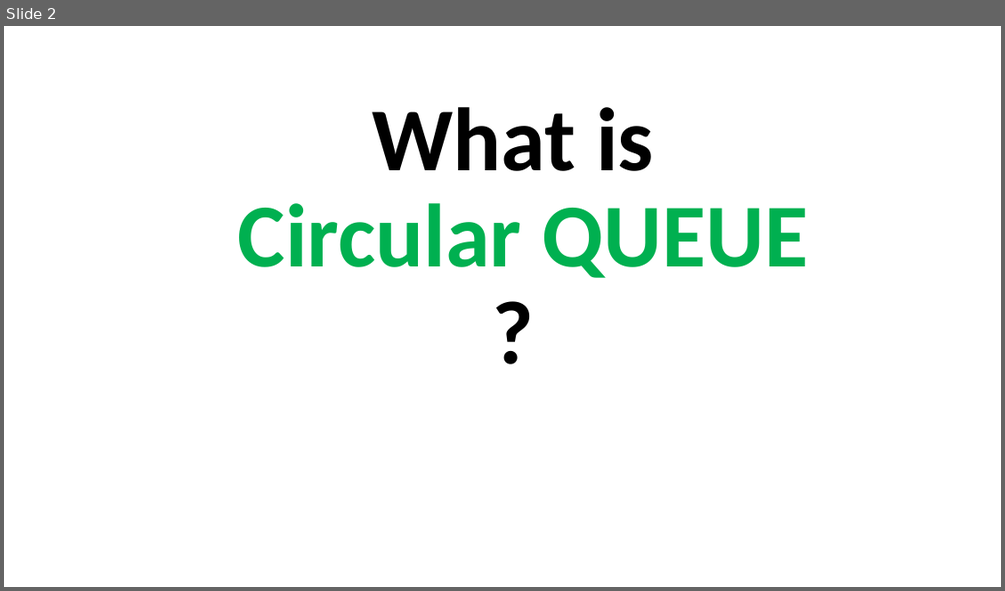
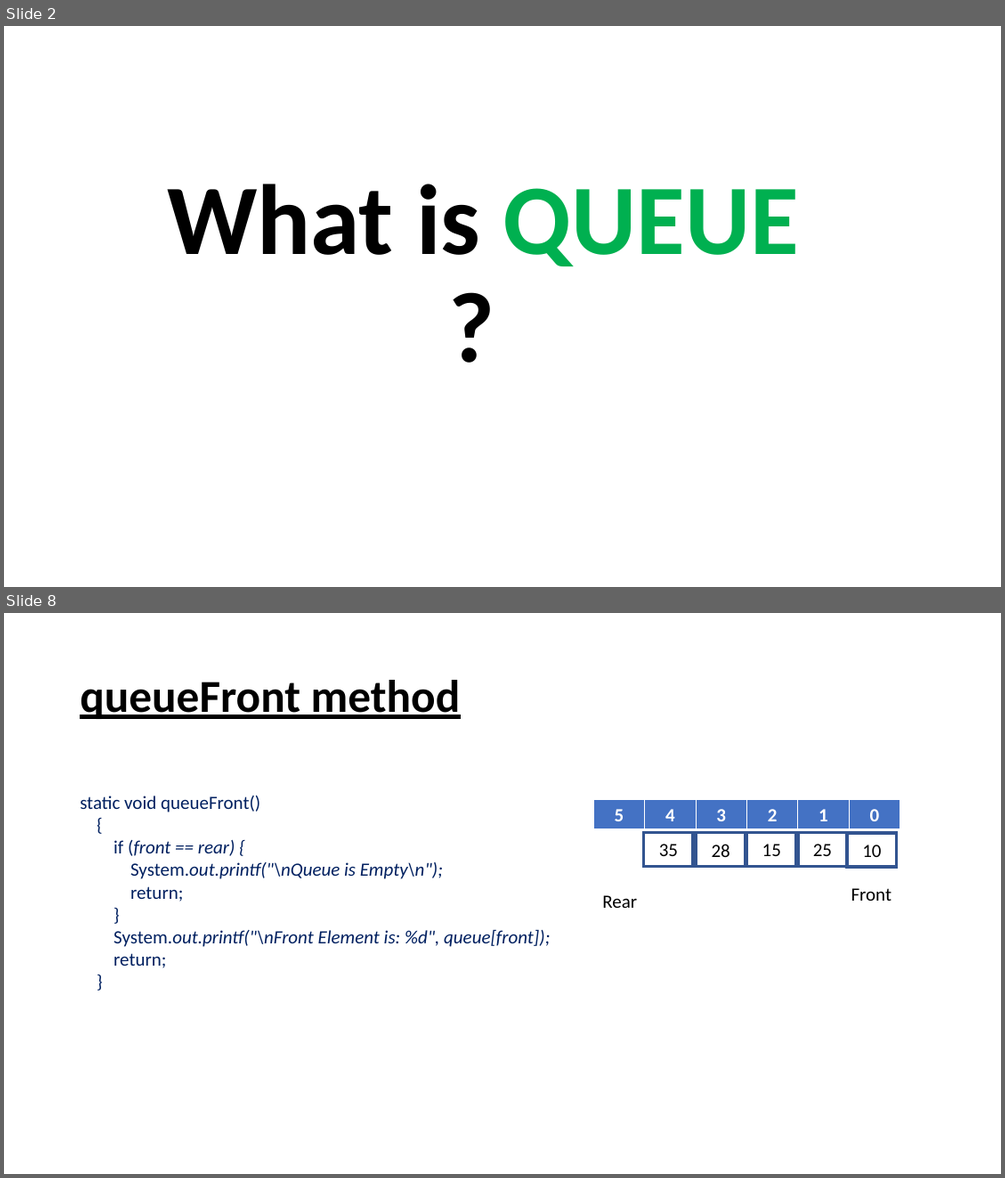
Before and after one commit to codingenv/Java, a slide deck: DataStructure/Queue/LinearQueue/Queue.pptx. Shown one above the other, each under a label of ours: slide 2 before the commit, slides 2 and 8 after it; the slides between them are not shown. The pictures are 1005x591 and 1005x1178 pixels, drawn with LibreOffice and Linux fonts; fonts in the diff are those of the drawing. Boxes give left, top, right and bottom in pixels: in the first picture for what was removed or moved away, otherwise in the second. Text is boxed around its words. In the diff, an @@ line names an element or a change of style, - is before the commit and + after.

Commit message:
Added the correct file for the linear queue and its ppt.

```diff
--- a/DataStructure/Queue/LinearQueue/Queue.pptx
+++ b/DataStructure/Queue/LinearQueue/Queue.pptx
@@ slide 8 added at <box>4,613,1001,1174</box>, background #FFFFFF @@
@@ title added at <box>80,680,461,719</box>, 44 pt, text #000000, bold, underline @@
+queueFront method
@@ text added at <box>80,795,550,968</box>, 18 pt, text #002060, italic @@
+static void queueFront()
+{
+if (front == rear) {
+System.out.printf("\nQueue is Empty\n");
+return;
+}
+System.out.printf("\nFront Element is: %d", queue[front]);
+return;
+}
@@ table added at <box>593,800,898,830</box>, 1 rows, 6 columns @@
+5 | 4 | 3 | 2 | 1 | 0
@@ rectangle added at <box>644,833,694,867</box>, outline #325491 3 pt, 18 pt, text #000000 @@
+35
@@ rectangle added at <box>696,833,745,867</box>, outline #325491 3 pt, 18 pt, text #000000 @@
+28
@@ rectangle added at <box>747,833,797,867</box>, outline #325491 3 pt, 18 pt, text #000000 @@
+15
@@ rectangle added at <box>798,833,848,867</box>, outline #325491 3 pt, 18 pt, text #000000 @@
+25
@@ rectangle added at <box>848,833,897,867</box>, outline #325491 3 pt, 18 pt, text #000000 @@
+10
@@ text added at <box>602,895,637,908</box>, 18 pt, text #000000 @@
+Rear
@@ text added at <box>851,888,892,900</box>, 18 pt, text #000000 @@
+Front
@@ slide 2 changed as well @@
@@ title at <box>167,184,799,266</box>: text changed; size 86.4 to 96 pt; text colour #00B050 to #000000 @@
-What is
-Circular QUEUE
-?
+What is QUEUE
+?
```
Also in this commit, not shown: 5 other slides changed, 2 other slides added, 3 slides removed, 2 other files.
